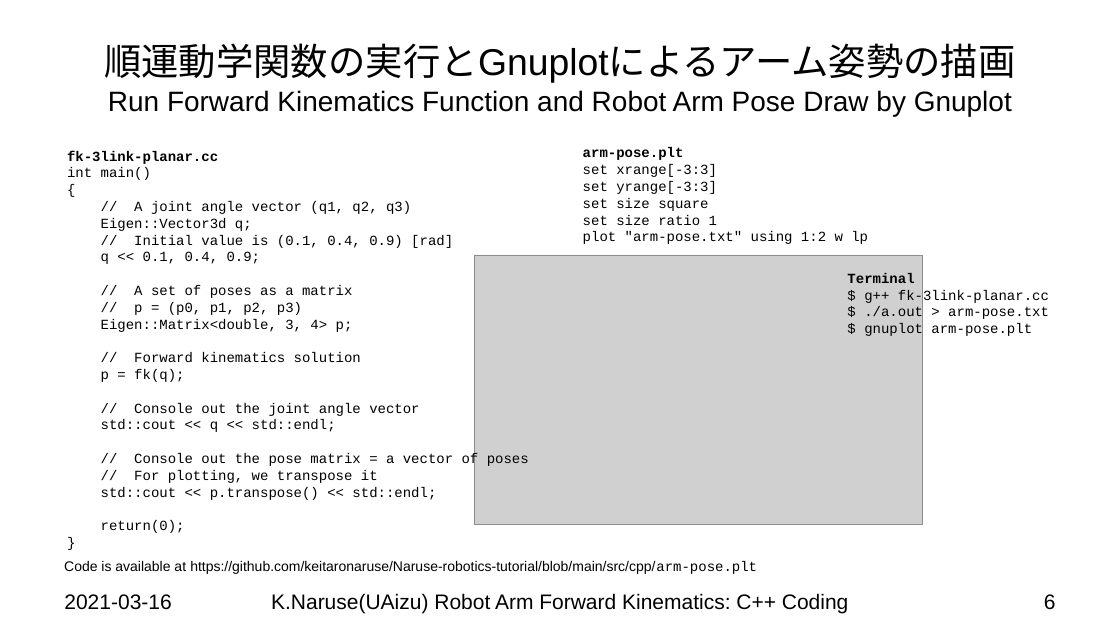
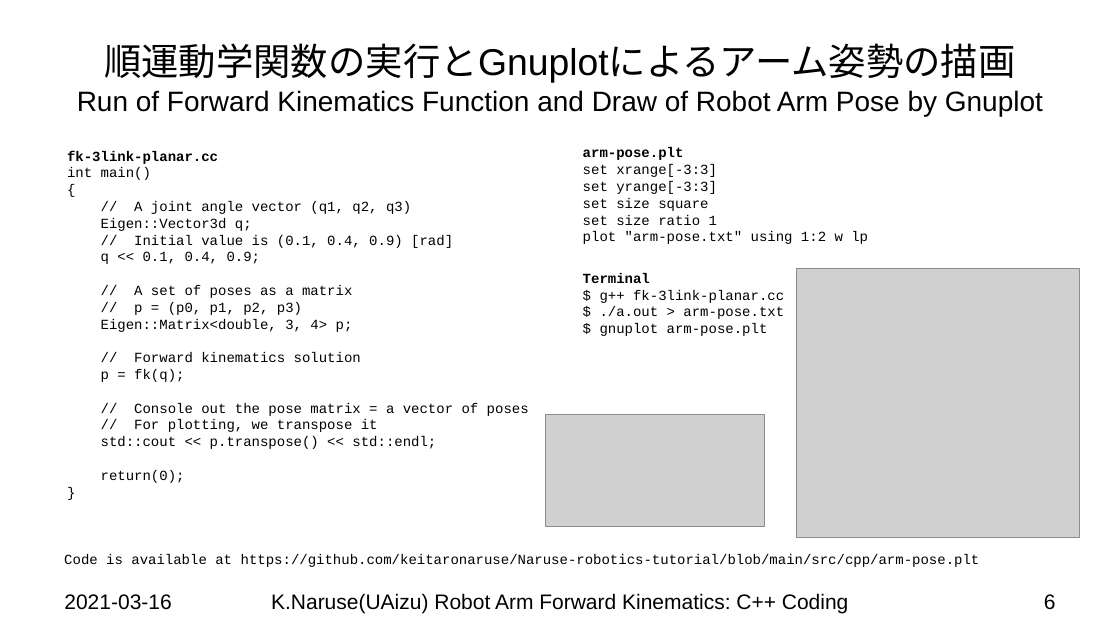
Before and after one commit to keitaronaruse/Naruse-robotics-tutorial, a slide deck: slide 6 of doc/slides/Robot-Arm-Forward-Kinematics-CPP-Code.pptx. Drawn at 1120x630 pixels with LibreOffice and Linux fonts; fonts in the diff are those of the drawing; grey boxes stand for pictures; background and template pictures are left out. Boxes give left, top, right and bottom in pixels: in the first picture for what was removed or moved away, otherwise in the second. Text is boxed around its words. In the diff, an @@ line names an element or a change of style, - is before the commit and + after.

```diff
--- a/doc/slides/Robot-Arm-Forward-Kinematics-CPP-Code.pptx
+++ b/doc/slides/Robot-Arm-Forward-Kinematics-CPP-Code.pptx
@@ title at [77, 43, 1043, 116]: text changed @@
-順運動学関数の実行とGnuplotによるアーム姿勢の描画
-Run Forward Kinematics Function and Robot Arm Pose Draw by Gnuplot
+順運動学関数の実行とGnuplotによるアーム姿勢の描画
+Run of Forward Kinematics Function and Draw of Robot Arm Pose by Gnuplot
@@ picture removed at [474, 255, 922, 524] @@
@@ text "Terminal": place and size @@
-text "Terminal" at [847, 273, 1049, 338]
+text "Terminal" at [583, 273, 784, 336]
@@ picture added at [797, 269, 1079, 538] @@
@@ text at [101, 403, 419, 432]: paragraphs removed @@
-// Console out the joint angle vector
-std::cout << q << std::endl;
@@ picture added at [545, 414, 764, 526] @@
@@ text "Code is available at https://github.com/keitaronaruse/Naruse ..." at [64, 554, 980, 567]: font Arial to Courier New in "Code is available at https://github.com/keitaronaruse/Naruse ..." @@
```
Also in this commit, not shown: 2 other slides changed, 8 other files.
